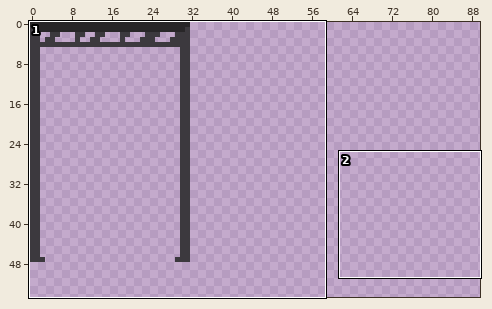
One commit to this pixel-art file: sprites/tilesets/platforms_tileset.aseprite. The picture above shows the old version from afar; the outline marks the close-up.
Close-up. The starting point:
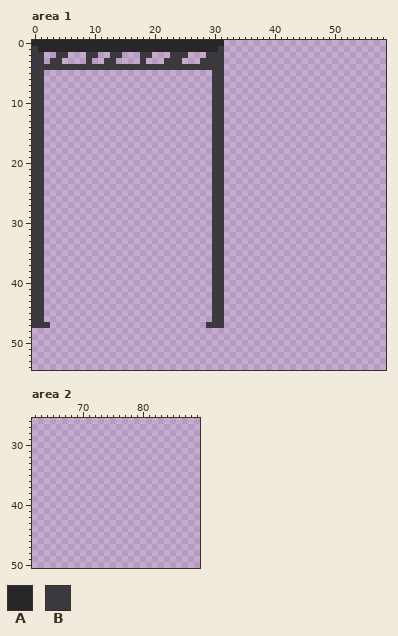
160x160 pixels, 1 frame. Shown: area 1: x 0..58, y 0..54; area 2: x 62..89, y 26..50. The wide view leaves out empty margins.
Palette (. is transparent): A #282628  B #3c393e
And afterwards:
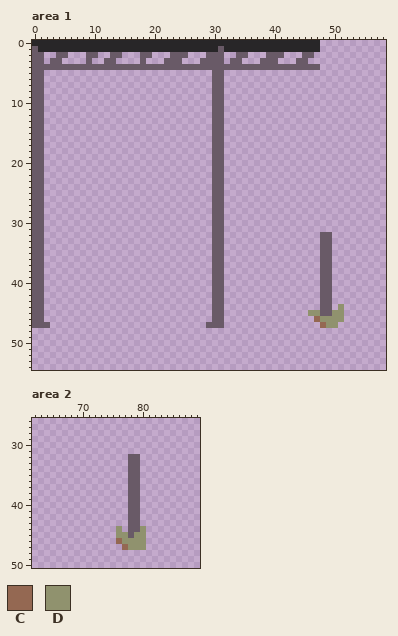
Colours new in this view: C #946852  D #90926e
The edit:
colour B: #3c393e -> #695a67
Area 1:
y 0..1: x 32..47 ................ -> AAAAAAAAAAAAAAAA
y 2: x 34..35 .. -> BB; x 39..41 ... -> BBB; x 45..46 .. -> BB
y 3: x 33..34 .. -> BB; x 38..40 ... -> BBB; x 44..45 .. -> BB
y 4: x 32..47 ................ -> BBBBBBBBBBBBBBBB
y 32..43: x 48..49 .. -> BB
y 44: x 48..49 .. -> BB; x 51 . -> D
y 45: x 46..51 ...... -> DDBBDD
y 46: x 47..51 ..... -> CDDDD
y 47: x 48..50 ... -> CDD
Area 2:
y 32..43: x 78..79 .. -> BB
y 44: x 76 . -> D; x 78..80 ... -> BBD
y 45: x 76..80 ..... -> DDBDD
y 46: x 76..80 ..... -> CDDDD
y 47: x 77..80 .... -> CDDD
